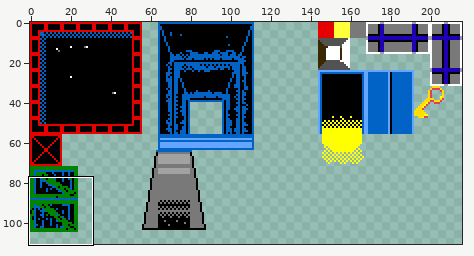
Pixel-art file -- Concept/tileset.aseprite. Above, an overview of the earlier version with the close-up marked.
Close-up. Old version:
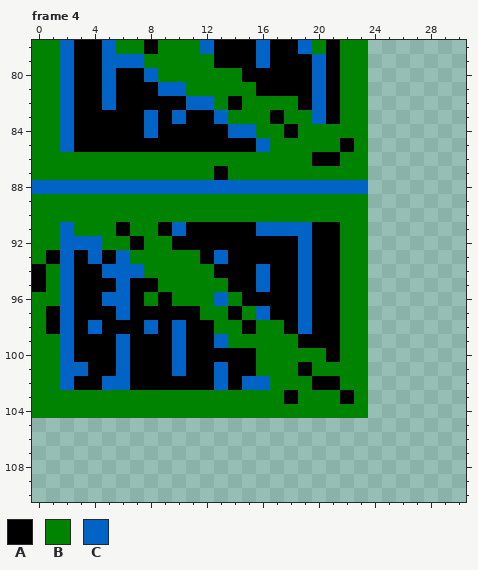
216x200 pixels, 5 frames. Shown: frame 4: x 0..30, y 78..110. The wide view leaves out empty margins.
Visible layers, top first: "Layer 2", "Layer 1".
Palette (. is transparent): A #000000  B #008300  C #0163c6
Pixels before, frame 4, first column x 0:
 78 BBCAACBBABBBCAAACAACBABB
 79 BBCAACCCBBBBBAAACAAACABB
 80 BBCAACAACBBBBBBAAAAACABB
 81 BBCAACAAACCBBBBBAAAACABB
 82 BBCAACAAAAACCBABBBBACABB
 83 BBCAAAAACACAACBBBABBCABB
 84 BBCAAAAACAAAAACCBBABBBBB
 85 BBCAAAAAAAAAAAAACBBBBBAB
 86 BBBBBBBBBBBBBBBBBBBBAABB
 87 BBBBBBBBBBBBBABBBBBBBBBB
 88 CCCCCCCCCCCCCCCCCCCCCCCC
 89 BBBBBBBBBBBBBBBBBBBBBBBB
 90 BBBBBBBBBBBBBBBBBBBBBBBB
 91 BBCBBBABBACAAAAACCCCAABB
 92 BBCCCBBABBAAAAAAAAACAABB
 93 BACACACBBBBBACAAAAACAABB
 94 ABCAACCCBBBBBAAACAACAABB
 95 ABCAAACAABBBBBAACAACAABB
 96 BBCAACCABABBBCBAAAACAABB
 97 BACAAACAAAAABBABCAACAABB
 98 BACACAAACACAABBABBACAABB
 99 BBCAAACAAACAACBBBBBAAABB
100 BBCAAACAAACAAAAABBBBBABB
101 BBCCAACAAACAACAABBBABBBB
102 BBCAACCAAAAAACACCBBBAABB
103 BBBBBBBBBBBBBBBBBBABBBAB
104 BBBBBBBBBBBBBBBBBBBBBBBB
New version:
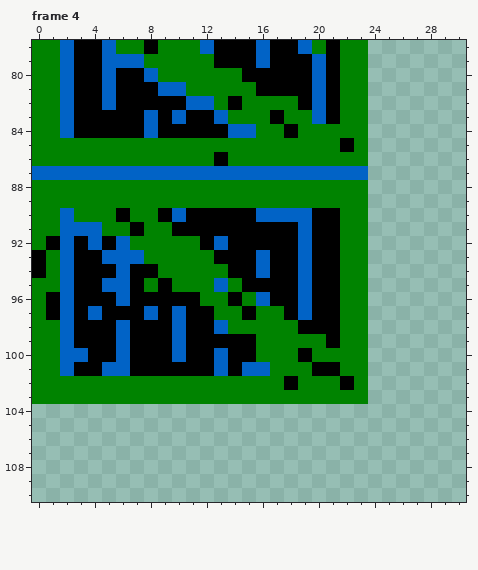
Changes in this commit:
Frame 4, layer "Layer 1":
y 85: x 2..16 CAAAAAAAAAAAAAC -> BBBBBBBBBBBBBBB
y 86: x 13 B -> A; x 20..21 AA -> BB
y 87: x 0..23 BBBBBBBBBBBBBABBBBBBBBBB -> CCCCCCCCCCCCCCCCCCCCCCCC
y 88: x 0..23 CCCCCCCCCCCCCCCCCCCCCCCC -> BBBBBBBBBBBBBBBBBBBBBBBB
y 90: x 2 B -> C; x 6 B -> A; x 9..21 BBBBBBBBBBBBB -> ACAAAAACCCCAA
y 91: x 3..4 BB -> CC; x 6..7 AB -> BA; x 9..10 AC -> BA; x 16..18 CCC -> AAA
y 92: x 1 B -> A; x 3 C -> A; x 5..7 BBA -> ACB; x 10..11 AA -> BB; x 13 A -> C
y 93: x 0..1 BA -> AB; x 4..5 CA -> AC; x 7 B -> C; x 12..13 AC -> BA; x 16 A -> C
y 94: x 5 C -> A; x 7..8 CB -> AA; x 13 A -> B
y 95: x 0 A -> B; x 5 A -> C; x 8..9 AB -> BA; x 13..14 BA -> CB; x 16 C -> A
y 96: x 1 B -> A; x 5 C -> A; x 8 B -> A; x 10..11 BB -> AA; x 13..16 CBAA -> BABC
y 97: x 4 A -> C; x 6 C -> A; x 8 A -> C; x 10 A -> C; x 12 B -> A; x 14..17 ABCA -> BABB
y 98: x 1 A -> B; x 4 C -> A; x 6 A -> C; x 8 C -> A; x 13 B -> C; x 15 A -> B; x 18..19 AC -> BA
y 99: x 13..15 CBB -> AAA; x 19..20 AA -> BB
y 100: x 3 A -> C; x 13 A -> C; x 19 B -> A; x 21 A -> B
y 101: x 3 C -> A; x 5 A -> C; x 10 C -> A; x 15..16 AB -> CC; x 19..21 ABB -> BAA
y 102: x 2..16 CAACCAAAAAACACC -> BBBBBBBBBBBBBBB; x 18 B -> A; x 20..22 AAB -> BBA
y 103: x 18 A -> B; x 22 A -> B
y 104: x 0..23 BBBBBBBBBBBBBBBBBBBBBBBB -> ........................
Changed places in both close-ups, as pixel boxes (x1, y1, x2, y2):
changed: (32, 138, 368, 418)
